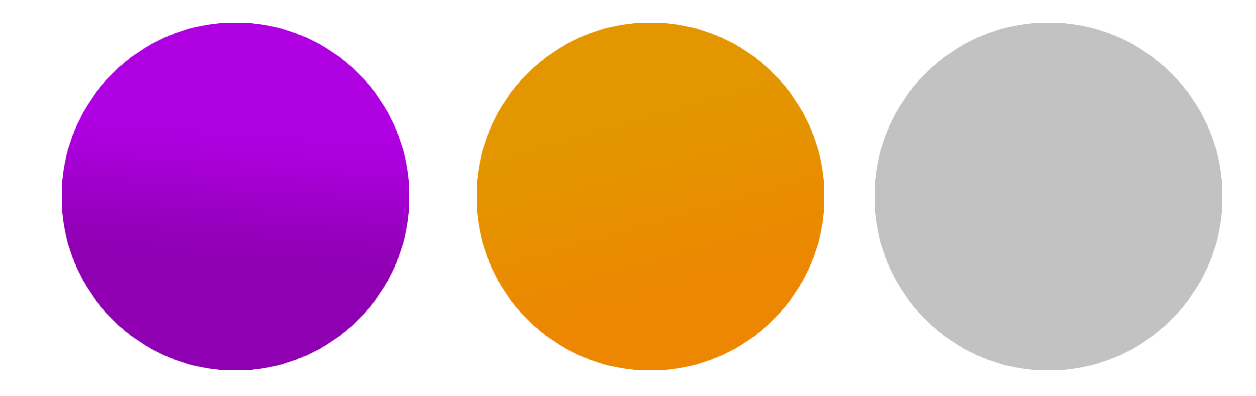
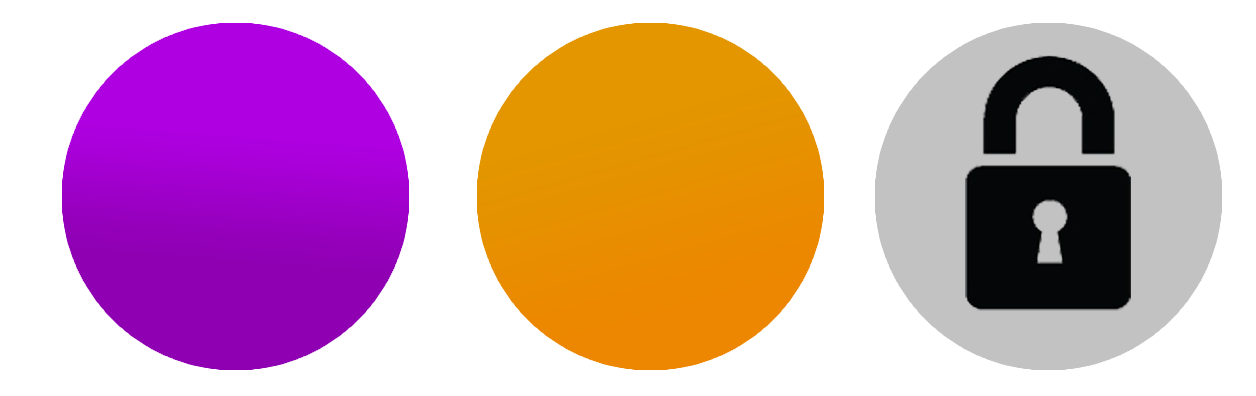
Revision of a layered (1256, 396) image; what changed, layer by layer:
added layer "Layer 2" above "Layer 1 copy" over [965, 55, 1131, 311]
